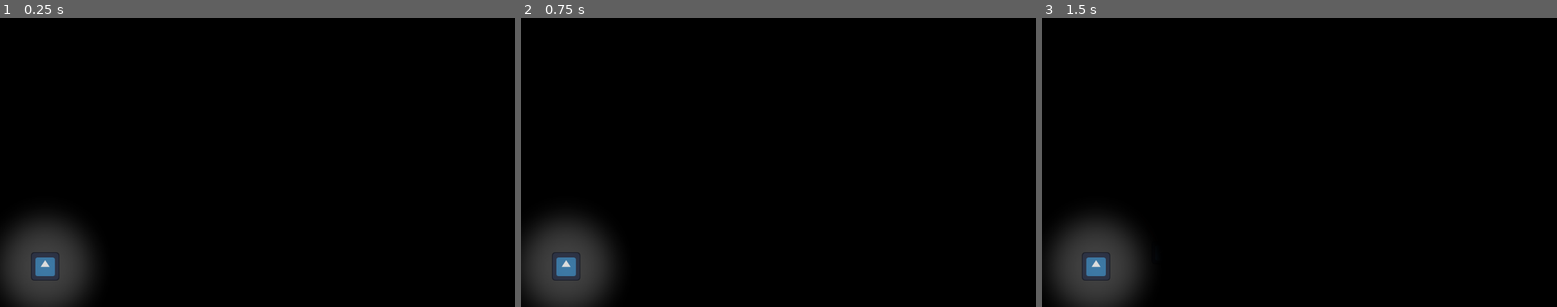
Above: before the commit, frames 1-3 (left to right).
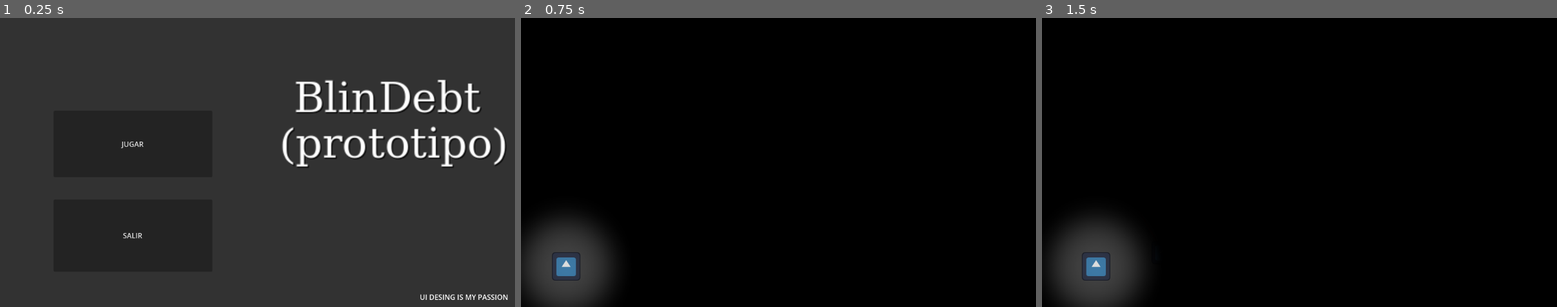
Above: after the commit, the same moments.

Repository: likuuuado/-BlinDebt
Game: Godot game, scene res://UI/main_menu.tscn
Same seed, same stepped clock (60 frames per second), same inputs: the game is played once before the commit and once after it. Before the commit the project starts from res://Escenas/mission_1.tscn. The engine's default icon, where the game draws it, is replaced by a stand-in: a white triangle on a blue panel in a dark square.
Inputs (mouse positions are in pixels of both pictures, inside the frame that each line leads up to):
- Up to frame 1 (0.25 s): no input
- Up to frame 2 (0.75 s): click (654, 145) at 0.5 s, where only the run after the commit has a clickable "JUGAR"
- Up to frame 3 (1.5 s): tap Enter at 1.25 s; hold D (move_right) from 1.28 s (still down)

The runs differ from the first frame. In frame 1, 95% of the frame differs, in the area x 0-100%, y 0-100%; in frame 2, nothing differs; in frame 3, nothing differs.

Commit message:
setup para diseñar nivel 1

Diff:
--- a/Escenas/mission_1.tscn
+++ b/Escenas/mission_1.tscn
@@ -3,7 +3,7 @@
 [ext_resource type="PackedScene" uid="uid://bfhmrve2ix4hw" path="res://Escenas/wall.tscn" id="1_ejkig"]
 [ext_resource type="PackedScene" uid="uid://cmiunn1ki2o4l" path="res://Escenas/player.tscn" id="2_opoa0"]
 [ext_resource type="PackedScene" uid="uid://csp8g1yd0e5kv" path="res://Escenas/entidad_estatica.tscn" id="3_e4gc3"]
-[ext_resource type="Script" uid="uid://b3q6wlaf2hglf" path="res://canvas_perder.gd" id="4_hbpke"]
+[ext_resource type="Script" uid="uid://b3q6wlaf2hglf" path="res://UI/canvas_perder.gd" id="4_hbpke"]
 
 [node name="mission 1" type="Node" unique_id=1861232039]
 
--- /dev/null
+++ b/UI/canvas_perder.gd
@@ -0,0 +1,7 @@
+extends CanvasLayer
+
+@onready var menu = preload("res://UI/main_menu.tscn")
+
+
+func _on_button_button_down():
+	get_tree().change_scene_to_file("res://UI/main_menu.tscn")
--- a/UI/main_menu.gd
+++ b/UI/main_menu.gd
@@ -1,6 +1,8 @@
 extends Control
 @onready var niveltesteo = preload("res://Escenas/mission_1.tscn")
 
+func _ready():
+	niveltesteo = preload("res://Escenas/mission_1.tscn")
 
 
 func _on_b_jugar_button_down() -> void:
--- a/UI/main_menu.tscn
+++ b/UI/main_menu.tscn
@@ -3,6 +3,9 @@
 [ext_resource type="Script" uid="uid://di38xjdeyawdn" path="res://UI/main_menu.gd" id="1_p8ccj"]
 
 [sub_resource type="FontFile" id="FontFile_p8ccj"]
+subpixel_positioning = 0
+msdf_pixel_range = 14
+msdf_size = 128
 cache/0/variation_coordinates = {}
 cache/0/face_index = 0
 cache/0/embolden = 0.0
--- a/canvas_perder.gd
+++ /dev/null
@@ -1,7 +0,0 @@
-extends CanvasLayer
-
-var menu: PackedScene
-
-
-func _on_button_button_down() -> void:
-	pass
--- a/project.godot
+++ b/project.godot
@@ -15,7 +15,7 @@
 [application]
 
 config/name="BlinDebt"
-run/main_scene="uid://bl04q7aomeo8i"
+run/main_scene="uid://bls57hdy768fu"
 config/features=PackedStringArray("4.6", "GL Compatibility")
 config/icon="res://icon.svg"
 
Renamed: canvas_perder.gd.uid -> UI/canvas_perder.gd.uid
